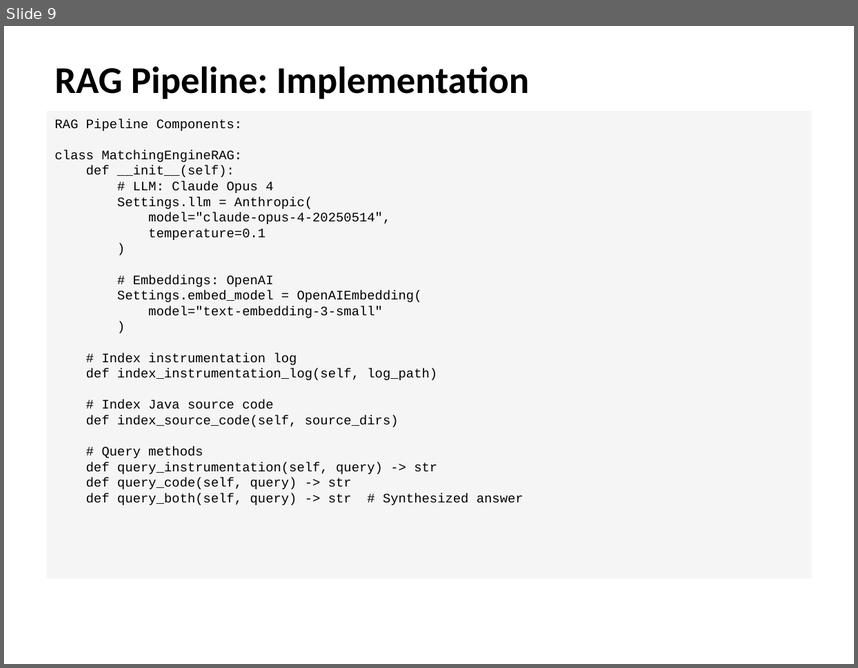
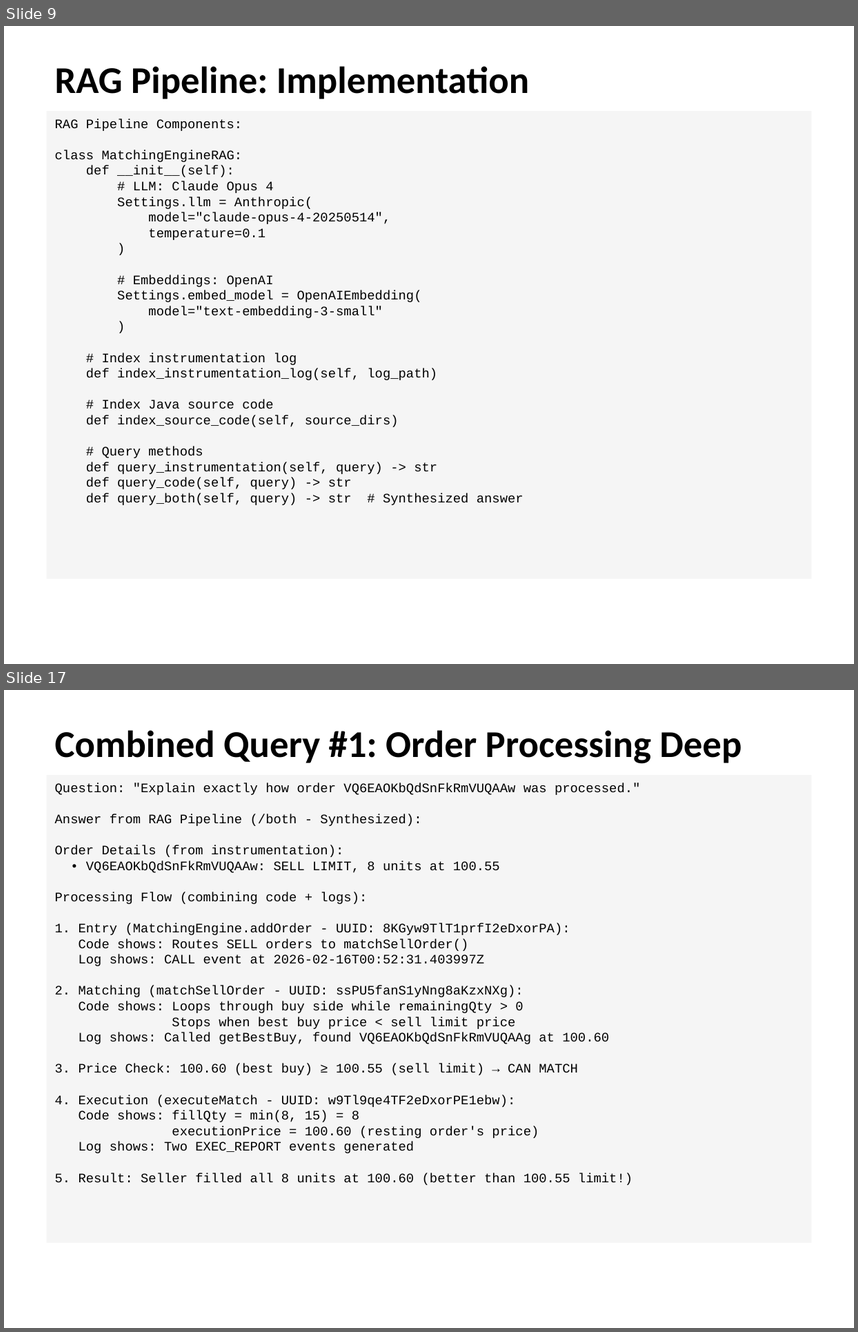
Before and after one commit to spopa01/matching-engine, a slide deck: MatchingEngine_Presentation.pptx. Shown one above the other, each under a label of ours: slide 9 before the commit, slides 9 and 17 after it; the slides between them are not shown. The pictures are 858x668 and 858x1332 pixels, drawn with LibreOffice and Linux fonts; fonts in the diff are those of the drawing. Boxes give left, top, right and bottom in pixels: in the first picture for what was removed or moved away, otherwise in the second. Text is boxed around its words. In the diff, an @@ line names an element or a change of style, - is before the commit and + after.

```diff
--- a/MatchingEngine_Presentation.pptx
+++ b/MatchingEngine_Presentation.pptx
@@ slide 17 added at <box>4,690,854,1328</box>, background #FFFFFF @@
@@ text added at <box>55,730,742,795</box>, 32 pt, text #000000, bold @@
+Combined Query #1: Order Processing Deep Dive
@@ rectangle added at <box>47,775,811,1243</box>, fill #F5F5F5, 11 pt, text #000000 @@
+Question: "Explain exactly how order VQ6EAOKbQdSnFkRmVUQAAw was processed."
+Answer from RAG Pipeline (/both - Synthesized):
+Order Details (from instrumentation):
+• VQ6EAOKbQdSnFkRmVUQAAw: SELL LIMIT, 8 units at 100.55
+Processing Flow (combining code + logs):
+1. Entry (MatchingEngine.addOrder - UUID: 8KGyw9TlT1prfI2eDxorPA):
+Code shows: Routes SELL orders to matchSellOrder()
+Log shows: CALL event at 2026-02-16T00:52:31.403997Z
+2. Matching (matchSellOrder - UUID: ssPU5fanS1yNng8aKzxNXg):
+Code shows: Loops through buy side while remainingQty > 0
+Stops when best buy price < sell limit price
+Log shows: Called getBestBuy, found VQ6EAOKbQdSnFkRmVUQAAg at 100.60
+3. Price Check: 100.60 (best buy) ≥ 100.55 (sell limit) → CAN MATCH
+4. Execution (executeMatch - UUID: w9Tl9qe4TF2eDxorPE1ebw):
+Code shows: fillQty = min(8, 15) = 8
+executionPrice = 100.60 (resting order's price)
+Log shows: Two EXEC_REPORT events generated
+5. Result: Seller filled all 8 units at 100.60 (better than 100.55 limit!)
```
Also in this commit, not shown: 10 slides changed, 9 other slides added, 2 slides removed, 1 other file.
